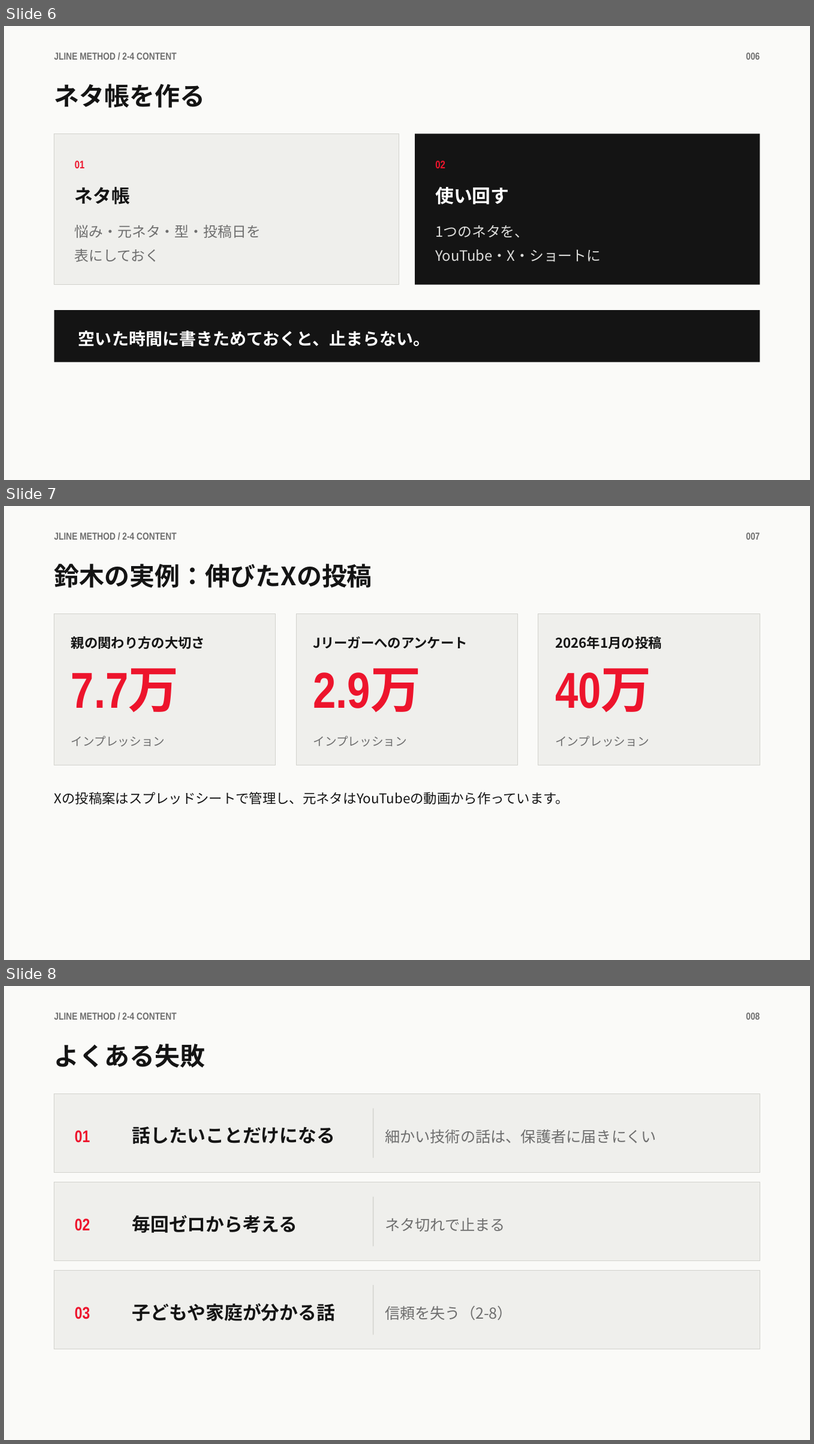
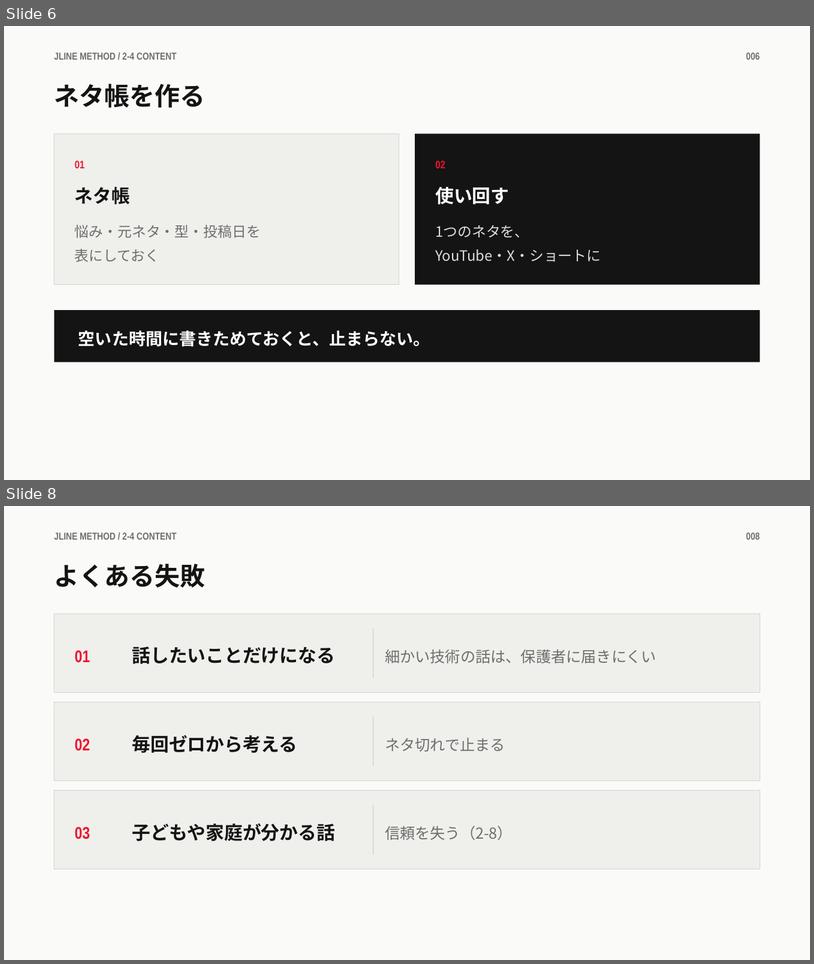
Before and after one commit to takafumisuzuki1117-sys/takafumi_suzuki, a slide deck: JLINEメソッド/教材/2章/2-4_ネタの作り方.pptx. Shown one above the other, each under a label of ours: slides 6, 7 and 8 before the commit, slides 6 and 8 after it; the slides between them are not shown. The pictures are 814x1444 and 814x964 pixels, drawn with LibreOffice and Linux fonts; fonts in the diff are those of the drawing. Boxes give left, top, right and bottom in pixels: in the first picture for what was removed or moved away, otherwise in the second. Text is boxed around its words. In the diff, an @@ line names an element or a change of style, - is before the commit and + after.

```diff
--- a/JLINEメソッド/教材/2章/2-4_ネタの作り方.pptx
+++ b/JLINEメソッド/教材/2章/2-4_ネタの作り方.pptx
@@ slide 7 removed at (x1=4, y1=506, x2=810, y2=960), background #FFFFFF @@
@@ rectangle removed at (x1=4, y1=506, x2=810, y2=960) @@
@@ text removed at (x1=54, y1=532, x2=176, y2=540) @@
-JLINE METHOD / 2-4 CONTENT
@@ text removed at (x1=746, y1=532, x2=760, y2=540) @@
-007
@@ text removed at (x1=54, y1=564, x2=372, y2=588) @@
-鈴木の実例：伸びたXの投稿
@@ rectangle removed at (x1=54, y1=613, x2=276, y2=765) @@
@@ rectangle removed at (x1=296, y1=613, x2=518, y2=765) @@
@@ rectangle removed at (x1=539, y1=613, x2=760, y2=765) @@
@@ text removed at (x1=71, y1=636, x2=205, y2=649) @@
-親の関わり方の大切さ
@@ text removed at (x1=314, y1=636, x2=468, y2=648) @@
-Jリーガーへのアンケート
@@ text removed at (x1=555, y1=636, x2=662, y2=649) @@
-2026年1月の投稿
@@ text removed at (x1=71, y1=668, x2=179, y2=712) @@
-7.7万
@@ text removed at (x1=314, y1=668, x2=422, y2=712) @@
-2.9万
@@ text removed at (x1=555, y1=668, x2=652, y2=712) @@
-40万
@@ text removed at (x1=71, y1=736, x2=165, y2=746) @@
-インプレッション
@@ text removed at (x1=314, y1=736, x2=407, y2=746) @@
-インプレッション
@@ text removed at (x1=555, y1=736, x2=649, y2=746) @@
-インプレッション
@@ text removed at (x1=54, y1=792, x2=569, y2=804) @@
-Xの投稿案はスプレッドシートで管理し、元ネタはYouTubeの動画から作っています。
```
Also in this commit, not shown: 1 slide added, 4 other files.
